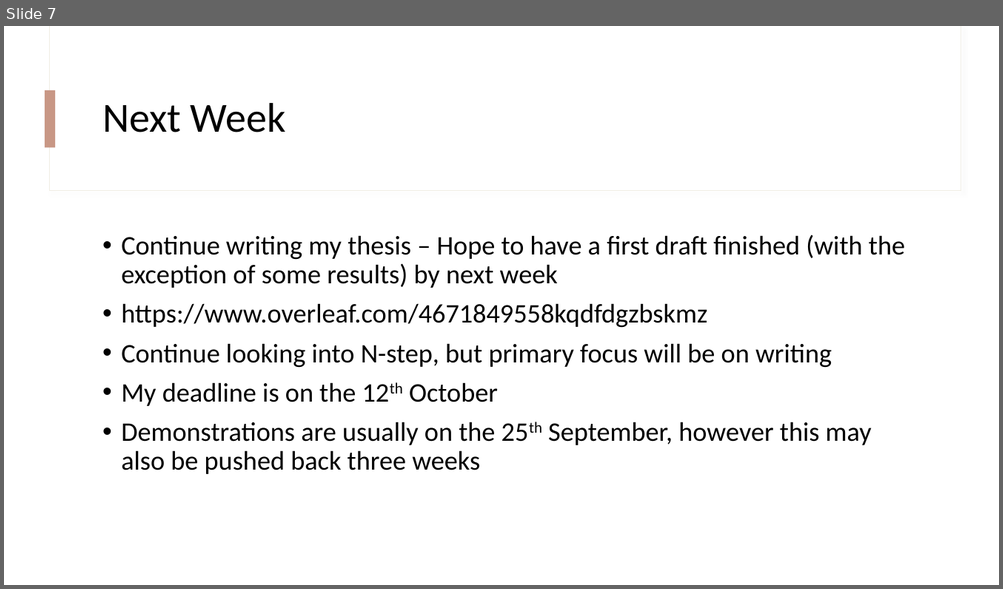
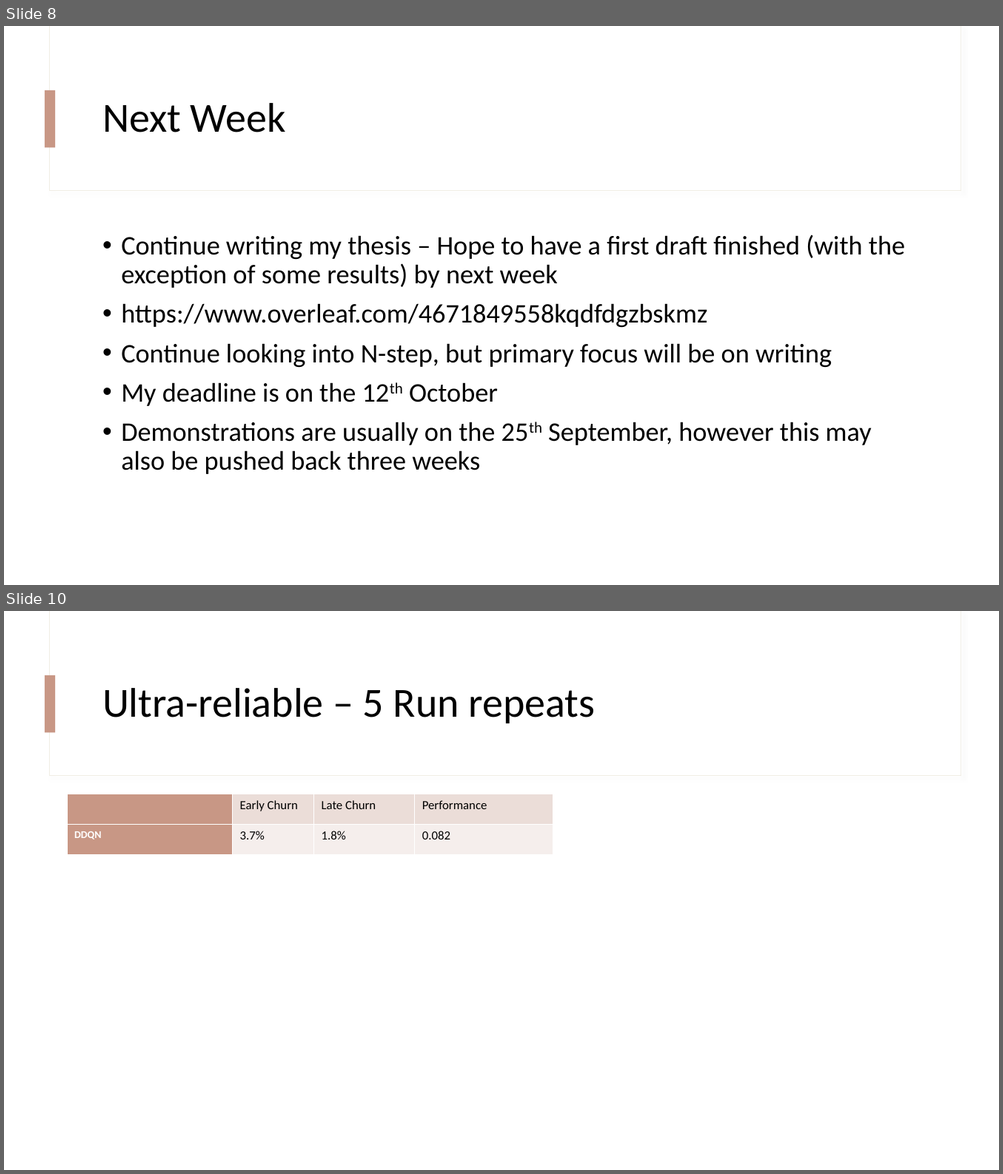
Before and after one commit to VIPTankz/MyRLJourney, a slide deck: FeasibilityStudy_07_09_2023.pptx. Shown one above the other, each under a label of ours: slide 7 before the commit, slides 8 and 10 after it; the slides between them are not shown. The pictures are 1003x589 and 1003x1174 pixels, drawn with LibreOffice and Linux fonts; fonts in the diff are those of the drawing. Boxes give left, top, right and bottom in pixels: in the first picture for what was removed or moved away, otherwise in the second. Text is boxed around its words. In the diff, an @@ line names an element or a change of style, - is before the commit and + after.

```diff
--- a/FeasibilityStudy_07_09_2023.pptx
+++ b/FeasibilityStudy_07_09_2023.pptx
@@ slide 10 added at (4,611,999,1170), background #FFFFFF; not listed: 3 template elements that a slide beside it also shows @@
@@ title added at (102,688,595,723), 40 pt, text #000000 @@
+Ultra-reliable – 5 Run repeats
@@ table added at (67,795,552,855), 2 rows, 4 columns @@
+ | Early Churn | Late Churn | Performance
+DDQN | 3.7% | 1.8% | 0.082
@@ what was slide 7 is now slide 8 @@
```
Also in this commit, not shown: 2 slides changed, 1 other slide added, 4 other files.
